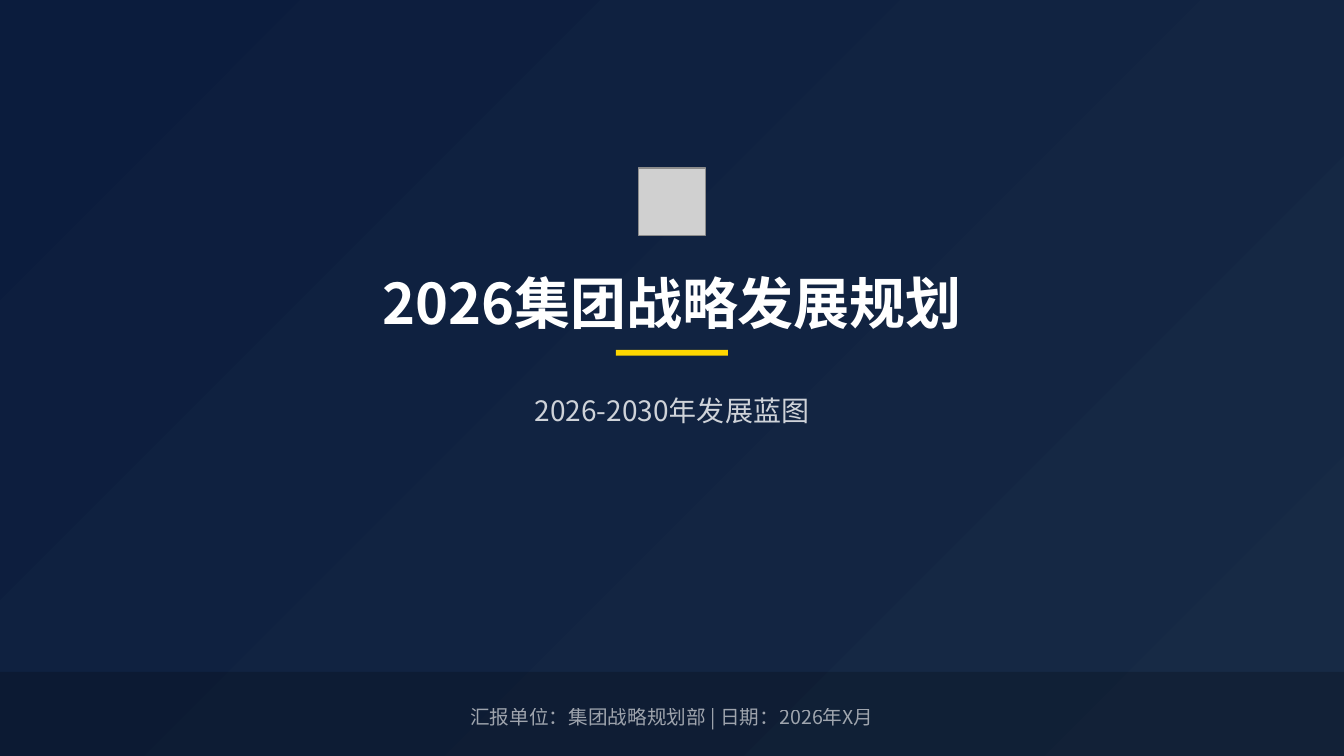
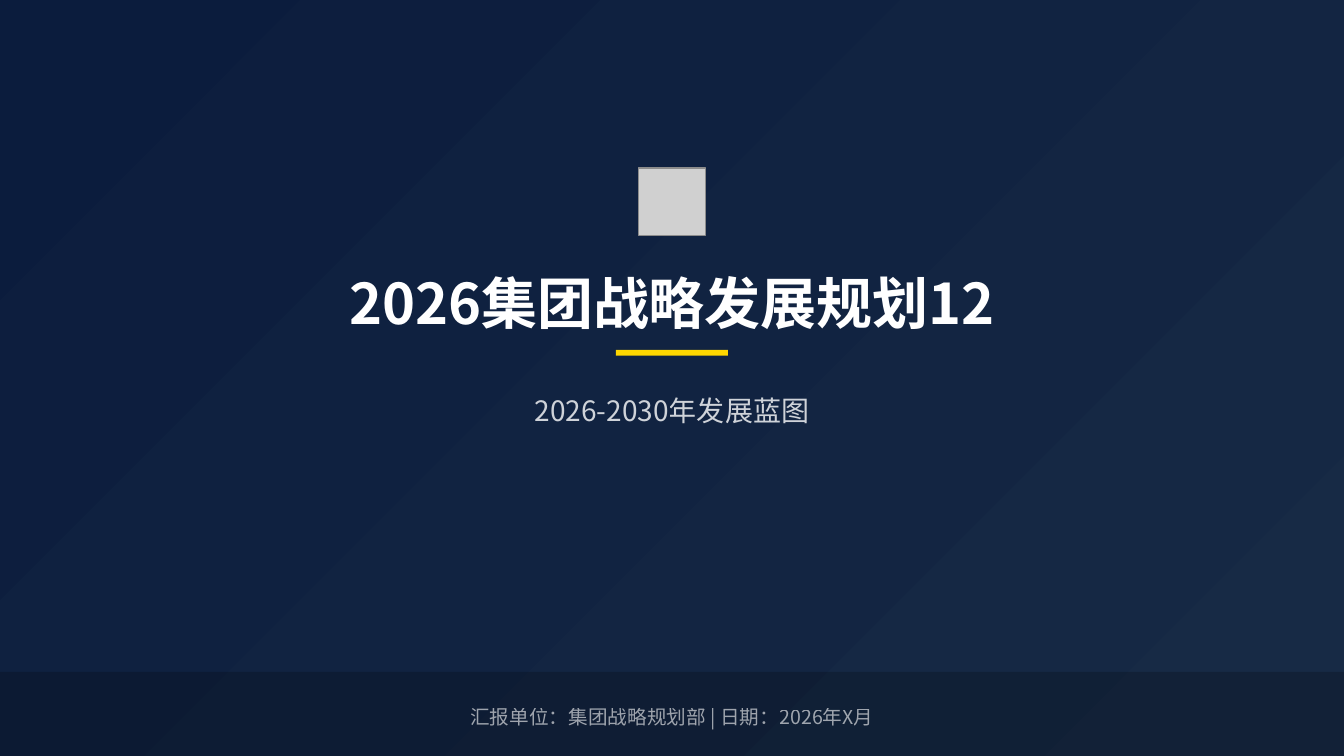
Before and after one commit to luck3yl/taskflow-studio, a slide deck: slide 1 of public/data/集团战略发展规划演示文稿模板.pptx. Drawn at 1344x756 pixels with LibreOffice and Linux fonts; fonts in the diff are those of the drawing; grey boxes stand for pictures. Boxes give left, top, right and bottom in pixels: in the first picture for what was removed or moved away, otherwise in the second. Text is boxed around its words. In the diff, an @@ line names an element or a change of style, - is before the commit and + after.

```diff
--- a/public/data/集团战略发展规划演示文稿模板.pptx
+++ b/public/data/集团战略发展规划演示文稿模板.pptx
@@ text at <box>349,276,995,329</box>: text changed @@
-2026集团战略发展规划
+2026集团战略发展规划12
```
Also in this commit, not shown: 8 other files.
